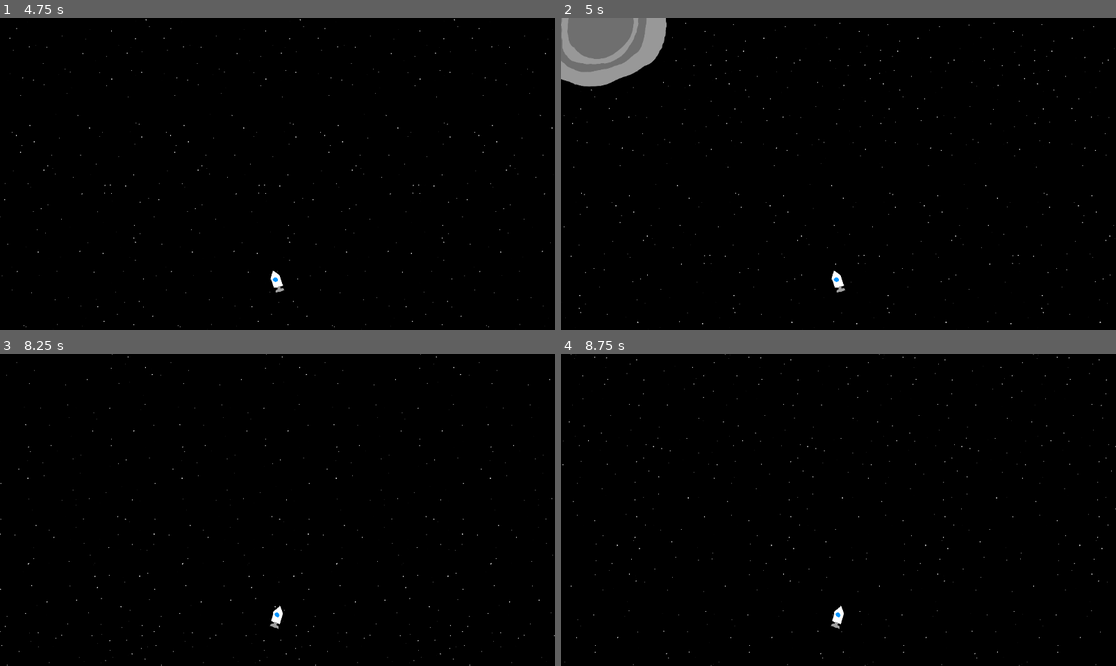
Above: before the commit, frames 1-4 (two rows, left to right).
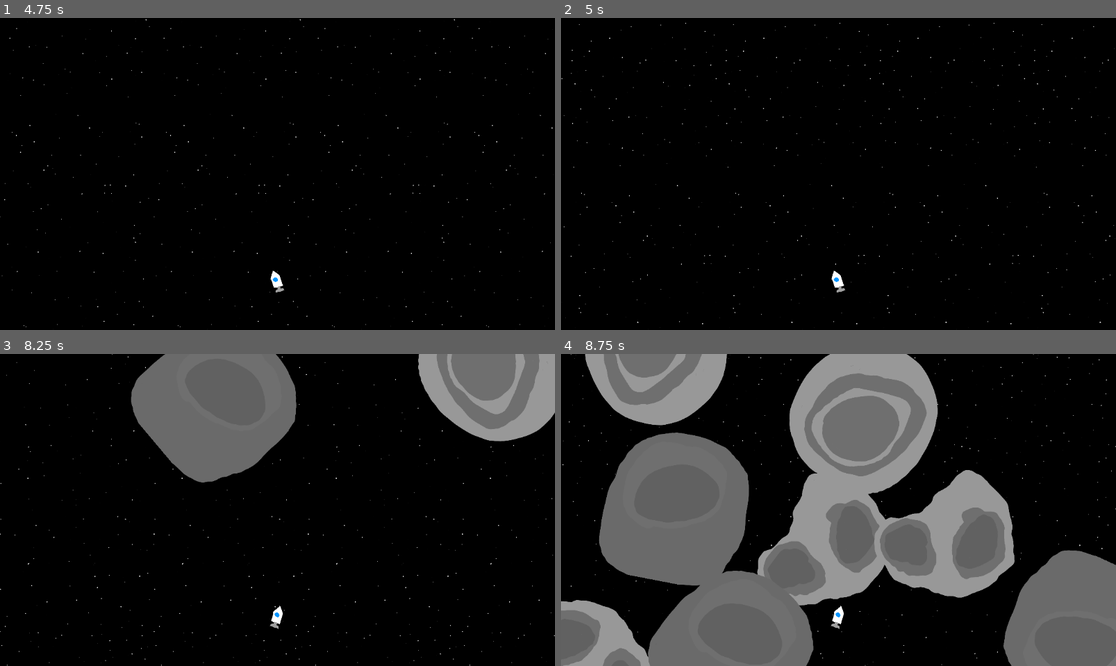
Above: after the commit, the same moments.

Repository: Simonandadog/the-most-videogame
Game: Godot game, scene res://scenes/main.tscn
Same seed, same stepped clock (60 frames per second), same inputs: the game is played once before the commit and once after it.
Inputs:
- Up to frame 1 (4.75 s): tap Enter at 0.5 s; hold D (right) 0.53-2.03 s; tap Space (ASCEND) at 0.6, 2.1, 3.6 s; tap E (shoot) at 1.35, 2.85, 4.35 s; hold A (left) 2.03-2.78 s; hold D (right) 2.78-4.28 s; hold A (left) from 4.28 s (still down)
- Up to frame 2 (5 s): keep holding A (left)
- Up to frame 3 (8.25 s): release A (left) at 5.03 s; hold D (right) 5.03-5.78 s; tap Space (ASCEND) at 5.1, 6.6, 8.1 s; hold A (left) 5.78-7.28 s; tap E (shoot) at 5.85, 7.35 s; hold D (right) from 7.28 s (still down)
- Up to frame 4 (8.75 s): keep holding D (right)

Frame 1 is identical in both runs. In frame 2, 3.5% of the frame differs, in the area x 0-20%, y 0-23%; in frame 3, 15%; in frame 4, 53%, in the area x 0-100%, y 0-100%.

Commit message:
distance based bullet culling and rock dropping both functional

Diff:
--- a/scenes/main.tscn
+++ b/scenes/main.tscn
@@ -83,134 +83,134 @@
 [node name="rocks" type="Node" parent="." unique_id=1874876672]
 
 [node name="RigidBody2D" parent="rocks" unique_id=1555940285 instance=ExtResource("4_tbgi4")]
-position = Vector2(-23808, -29376)
+position = Vector2(4976, -27848)
 rotation = 3.1415925
 
 [node name="RigidBody2D2" parent="rocks" unique_id=1001237113 instance=ExtResource("4_tbgi4")]
-position = Vector2(-27072, -27016)
+position = Vector2(1712, -25488)
 
 [node name="RigidBody2D3" parent="rocks" unique_id=239951101 instance=ExtResource("4_tbgi4")]
-position = Vector2(-25672, -27568)
+position = Vector2(3112, -26040)
 
 [node name="RigidBody2D4" parent="rocks" unique_id=1345312998 instance=ExtResource("4_tbgi4")]
-position = Vector2(-27472, -28568)
+position = Vector2(1312, -27040)
 
 [node name="RigidBody2D5" parent="rocks" unique_id=1613591933 instance=ExtResource("4_tbgi4")]
-position = Vector2(-25360, -28792)
+position = Vector2(3424, -27264)
 
 [node name="RigidBody2D6" parent="rocks" unique_id=669655834 instance=ExtResource("4_tbgi4")]
-position = Vector2(-29248, -26264)
+position = Vector2(-464, -24736)
 
 [node name="RigidBody2D7" parent="rocks" unique_id=505281481 instance=ExtResource("4_tbgi4")]
-position = Vector2(-29904, -27688)
+position = Vector2(-1120, -26160)
 
 [node name="RigidBody2D8" parent="rocks" unique_id=1299620230 instance=ExtResource("4_tbgi4")]
-position = Vector2(-26296, -29616)
+position = Vector2(2488, -28088)
 
 [node name="RigidBody2D9" parent="rocks" unique_id=1196618993 instance=ExtResource("4_tbgi4")]
-position = Vector2(-28912, -28128)
+position = Vector2(-128, -26600)
 
 [node name="RigidBody2D10" parent="rocks" unique_id=672633024 instance=ExtResource("4_tbgi4")]
-position = Vector2(-30136, -25296)
+position = Vector2(-1352, -23768)
 
 [node name="RigidBody2D11" parent="rocks" unique_id=18326682 instance=ExtResource("4_tbgi4")]
-position = Vector2(-31272, -26120)
+position = Vector2(-2488, -24592)
 
 [node name="RigidBody2D12" parent="rocks" unique_id=1501810071 instance=ExtResource("4_tbgi4")]
-position = Vector2(-30872, -27024)
+position = Vector2(-2088, -25496)
 
 [node name="RigidBody2D13" parent="rocks" unique_id=2002671926 instance=ExtResource("4_tbgi4")]
-position = Vector2(-28424, -26856)
+position = Vector2(360, -25328)
 
 [node name="RigidBody2D14" parent="rocks" unique_id=2096821189 instance=ExtResource("7_tipki")]
-position = Vector2(-29552, -30304)
+position = Vector2(-768, -28776)
 
 [node name="RigidBody2D15" parent="rocks" unique_id=1497375820 instance=ExtResource("7_tipki")]
-position = Vector2(-31632, -29160)
+position = Vector2(-2848, -27632)
 
 [node name="RigidBody2D16" parent="rocks" unique_id=718343880 instance=ExtResource("4_tbgi4")]
-position = Vector2(-33808, -26968)
+position = Vector2(-5024, -25440)
 
 [node name="RigidBody2D17" parent="rocks" unique_id=920237953 instance=ExtResource("7_tipki")]
-position = Vector2(-32488, -27504)
+position = Vector2(-3704, -25976)
 
 [node name="RigidBody2D18" parent="rocks" unique_id=2127742593 instance=ExtResource("7_tipki")]
-position = Vector2(-31320, -28016)
+position = Vector2(-2536, -26488)
 
 [node name="RigidBody2D19" parent="rocks" unique_id=1184801552 instance=ExtResource("7_tipki")]
-position = Vector2(-27648, -29832)
+position = Vector2(1136, -28304)
 
 [node name="RigidBody2D20" parent="rocks" unique_id=1938729167 instance=ExtResource("7_tipki")]
-position = Vector2(-24720, -29936)
+position = Vector2(4064, -28408)
 
 [node name="RigidBody2D21" parent="rocks" unique_id=1215339867 instance=ExtResource("7_tipki")]
-position = Vector2(-29200, -29208)
+position = Vector2(-416, -27680)
 
 [node name="RigidBody2D22" parent="rocks" unique_id=175862761 instance=ExtResource("7_tipki")]
-position = Vector2(-28488, -30384)
+position = Vector2(296, -28856)
 
 [node name="RigidBody2D23" parent="rocks" unique_id=604501712 instance=ExtResource("7_tipki")]
-position = Vector2(-27632, -26344)
+position = Vector2(1152, -24816)
 
 [node name="RigidBody2D24" parent="rocks" unique_id=1288924921 instance=ExtResource("7_tipki")]
-position = Vector2(-26424, -28504)
+position = Vector2(2360, -26976)
 
 [node name="RigidBody2D25" parent="rocks" unique_id=480260960 instance=ExtResource("7_tipki")]
-position = Vector2(-30488, -28840)
+position = Vector2(-1704, -27312)
 
 [node name="RigidBody2D26" parent="rocks" unique_id=1764599369 instance=ExtResource("7_tipki")]
-position = Vector2(-28016, -27792)
+position = Vector2(768, -26264)
 
 [node name="RigidBody2D27" parent="rocks" unique_id=218909284 instance=ExtResource("7_tipki")]
-position = Vector2(-32096, -26576)
+position = Vector2(-3312, -25048)
 
 [node name="RigidBody2D28" parent="rocks" unique_id=1840903705 instance=ExtResource("8_85g3d")]
 position = Vector2(16, -23464)
 
 [node name="RigidBody2D29" parent="rocks" unique_id=1551968398 instance=ExtResource("8_85g3d")]
-position = Vector2(-26640, -25760)
+position = Vector2(2144, -24232)
 
 [node name="RigidBody2D30" parent="rocks" unique_id=1065296795 instance=ExtResource("8_85g3d")]
-position = Vector2(-33096, -25960)
+position = Vector2(-4312, -24432)
 
 [node name="RigidBody2D31" parent="rocks" unique_id=1043434056 instance=ExtResource("8_85g3d")]
-position = Vector2(-24544, -28616)
+position = Vector2(4240, -27088)
 
 [node name="RigidBody2D32" parent="rocks" unique_id=1581563314 instance=ExtResource("8_85g3d")]
-position = Vector2(-33648, -28040)
+position = Vector2(-4864, -26512)
 
 [node name="RigidBody2D33" parent="rocks" unique_id=1841258375 instance=ExtResource("8_85g3d")]
-position = Vector2(-25384, -30664)
+position = Vector2(3400, -29136)
 
 [node name="RigidBody2D34" parent="rocks" unique_id=648307891 instance=ExtResource("8_85g3d")]
-position = Vector2(-32120, -30392)
+position = Vector2(-3336, -28864)
 
 [node name="RigidBody2D35" parent="rocks" unique_id=793348733 instance=ExtResource("8_85g3d")]
-position = Vector2(-24632, -27336)
+position = Vector2(4152, -25808)
 
 [node name="RigidBody2D36" parent="rocks" unique_id=2118901609 instance=ExtResource("8_85g3d")]
-position = Vector2(-30772, -29984)
+position = Vector2(-1988, -28456)
 
 [node name="RigidBody2D37" parent="rocks" unique_id=969578009 instance=ExtResource("8_85g3d")]
-position = Vector2(-27488, -30968)
+position = Vector2(1296, -29440)
 
 [node name="RigidBody2D38" parent="rocks" unique_id=1716853082 instance=ExtResource("8_85g3d")]
-position = Vector2(-33224, -29256)
+position = Vector2(-4440, -27728)
 
 [node name="RigidBody2D39" parent="rocks" unique_id=1298580900 instance=ExtResource("8_85g3d")]
-position = Vector2(-28256, -29040)
+position = Vector2(528, -27512)
 
 [node name="RigidBody2D40" parent="rocks" unique_id=396531794 instance=ExtResource("8_85g3d")]
-position = Vector2(-32600, -28520)
+position = Vector2(-3816, -26992)
 
 [node name="RigidBody2D41" parent="rocks" unique_id=412544361 instance=ExtResource("8_85g3d")]
-position = Vector2(-30056, -26648)
+position = Vector2(-1272, -25120)
 
 [node name="RigidBody2D42" parent="rocks" unique_id=1230813418 instance=ExtResource("8_85g3d")]
-position = Vector2(-26408, -30720)
+position = Vector2(2376, -29192)
 
 [node name="RigidBody2D43" parent="rocks" unique_id=1749471899 instance=ExtResource("8_85g3d")]
-position = Vector2(-26112, -26728)
+position = Vector2(2672, -25200)
 
 [node name="stage 1 rock release" parent="." unique_id=1542745624 instance=ExtResource("9_85g3d")]
-position = Vector2(0, -24600)
+position = Vector2(8, -22512)
--- a/scenes/rock1_try2.tscn
+++ b/scenes/rock1_try2.tscn
@@ -9,6 +9,7 @@
 [node name="RigidBody2D" type="RigidBody2D" unique_id=1555940285]
 collision_layer = 12
 collision_mask = 12
+can_sleep = false
 script = ExtResource("1_xa756")
 
 [node name="Sprite2D" type="Sprite2D" parent="." unique_id=1404025590]
--- a/scenes/rock2.tscn
+++ b/scenes/rock2.tscn
@@ -9,6 +9,7 @@
 [node name="RigidBody2D" type="RigidBody2D" unique_id=2096821189]
 collision_layer = 12
 collision_mask = 12
+can_sleep = false
 script = ExtResource("1_4tkwb")
 
 [node name="Sprite2D" type="Sprite2D" parent="." unique_id=1404025590]
--- a/scenes/rock3.tscn
+++ b/scenes/rock3.tscn
@@ -9,6 +9,7 @@
 [node name="RigidBody2D" type="RigidBody2D" unique_id=1840903705]
 collision_layer = 12
 collision_mask = 12
+can_sleep = false
 script = ExtResource("1_1nqmy")
 
 [node name="Sprite2D" type="Sprite2D" parent="." unique_id=1404025590]
--- a/scenes/rock_releaser.tscn
+++ b/scenes/rock_releaser.tscn
@@ -21,7 +21,7 @@
 shape = SubResource("RectangleShape2D_jmagw")
 
 [node name="Area2D" type="Area2D" parent="." unique_id=1968600087]
-position = Vector2(0, 248)
+position = Vector2(0, 1288)
 
 [node name="CollisionShape2D" type="CollisionShape2D" parent="Area2D" unique_id=1912449511]
 position = Vector2(144, 88)
--- a/scripts/rock_releaser.gd
+++ b/scripts/rock_releaser.gd
@@ -5,8 +5,5 @@
 
 func _on_area_2d_body_entered(body: Node2D) -> void:
 	print("rock blocker removed")
-	$StaticBody2D/CollisionShape2D.queue_free()
-	$StaticBody2D.queue_free()
-	$Area2D/CollisionShape2D.queue_free()
-	$Area2D.queue_free()
+	print("next stage activated")
 	queue_free()
